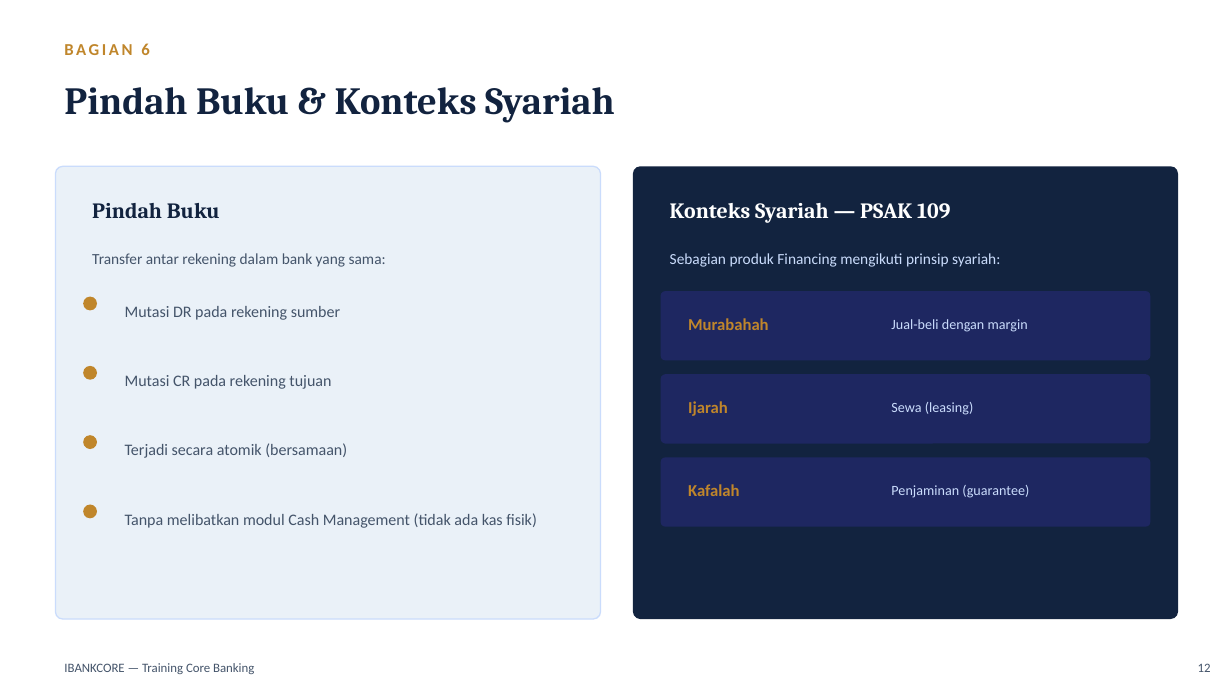
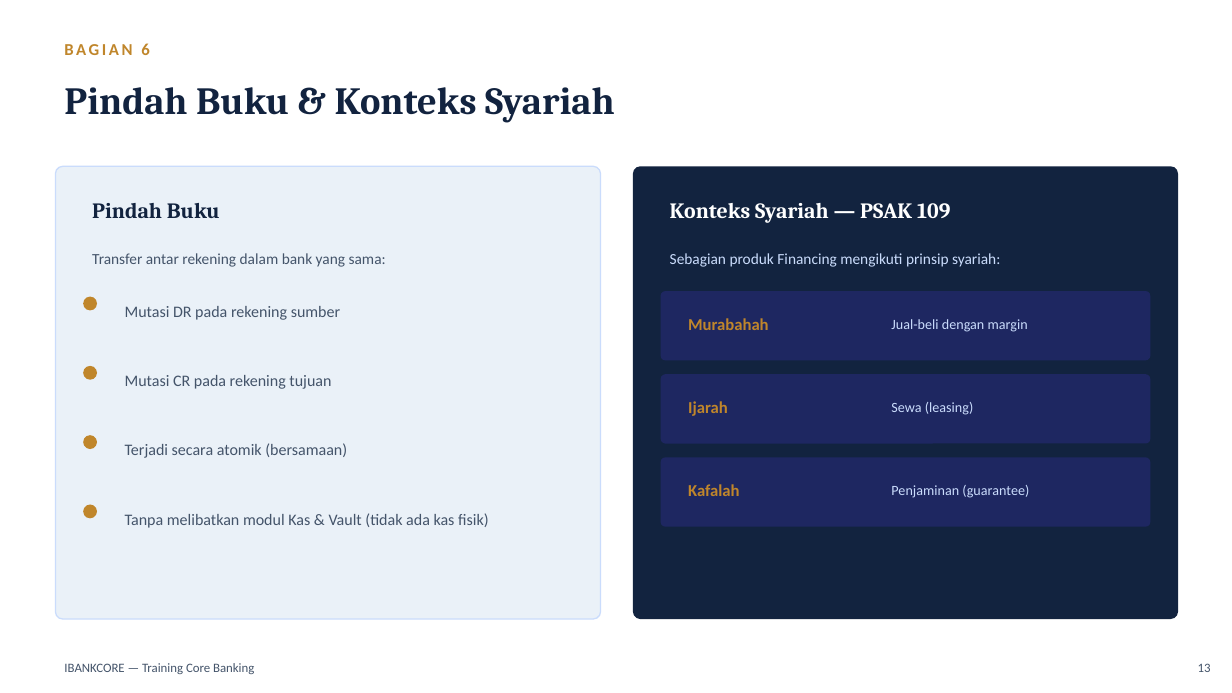
Before and after one commit to wisnu/ibankcore-training-materials, a slide deck: slide 13 of dist/materi_training_ibankcore.pptx (slide 12 before the commit). Drawn at 1232x693 pixels with LibreOffice and Linux fonts; fonts in the diff are those of the drawing. Boxes give left, top, right and bottom in pixels: in the first picture for what was removed or moved away, otherwise in the second. Text is boxed around its words. In the diff, an @@ line names an element or a change of style, - is before the commit and + after.

Commit message:
Add product/security/ops topics; rename Cash Management to Kas & Vault
Expand training materi/slides with additional topics discovered from
core/enterprise codebase: Deposito, Kliring, Teller/Counter, QRIS/VA,
Host-to-Host/REST API, Corporate Banking, CIF, Biller/Remittance, Dana
Haji, batch EOD/BOD, backup/DR, and maker-checker/security/audit.

Also rename the "Cash Management" module to "Kas & Vault (Teller/ATM)"
across diagrams, materi, and slides to avoid confusion with the
industry term "Cash Management System" (corporate CIF web portal),
which is a different thing from this internal physical-cash module.
Regenerate all diagram PNGs and rebuild dist/docx+pptx accordingly.

```diff
--- a/dist/materi_training_ibankcore.pptx
+++ b/dist/materi_training_ibankcore.pptx
@@ text at (125,513,489,528): text changed @@
-Tanpa melibatkan modul Cash Management (tidak ada kas fisik)
+Tanpa melibatkan modul Kas & Vault (tidak ada kas fisik)
@@ text at (1198,663,1211,672): text changed @@
-12
+13
```
Also in this commit, not shown: 11 other slides changed, 5 slides added, 8 other files.
